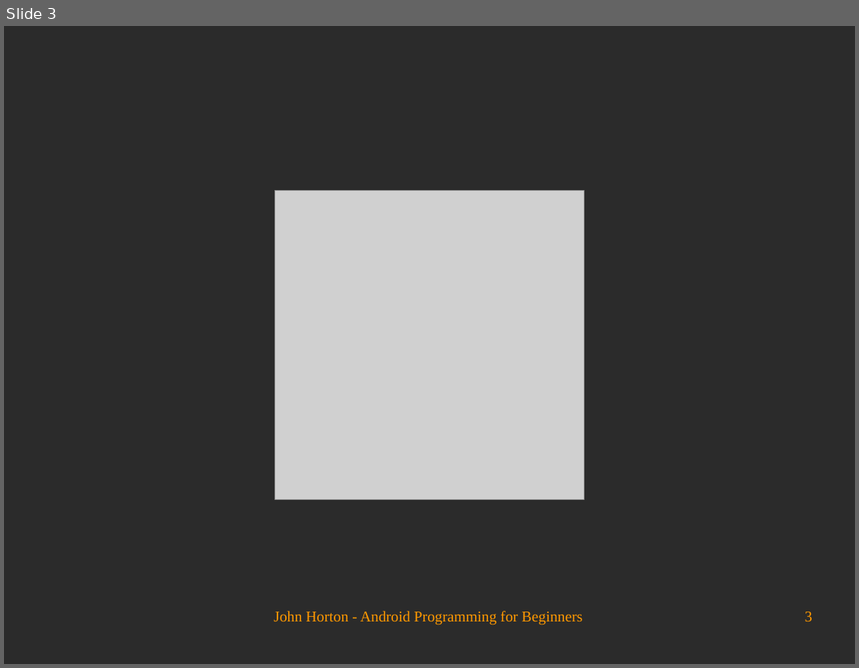
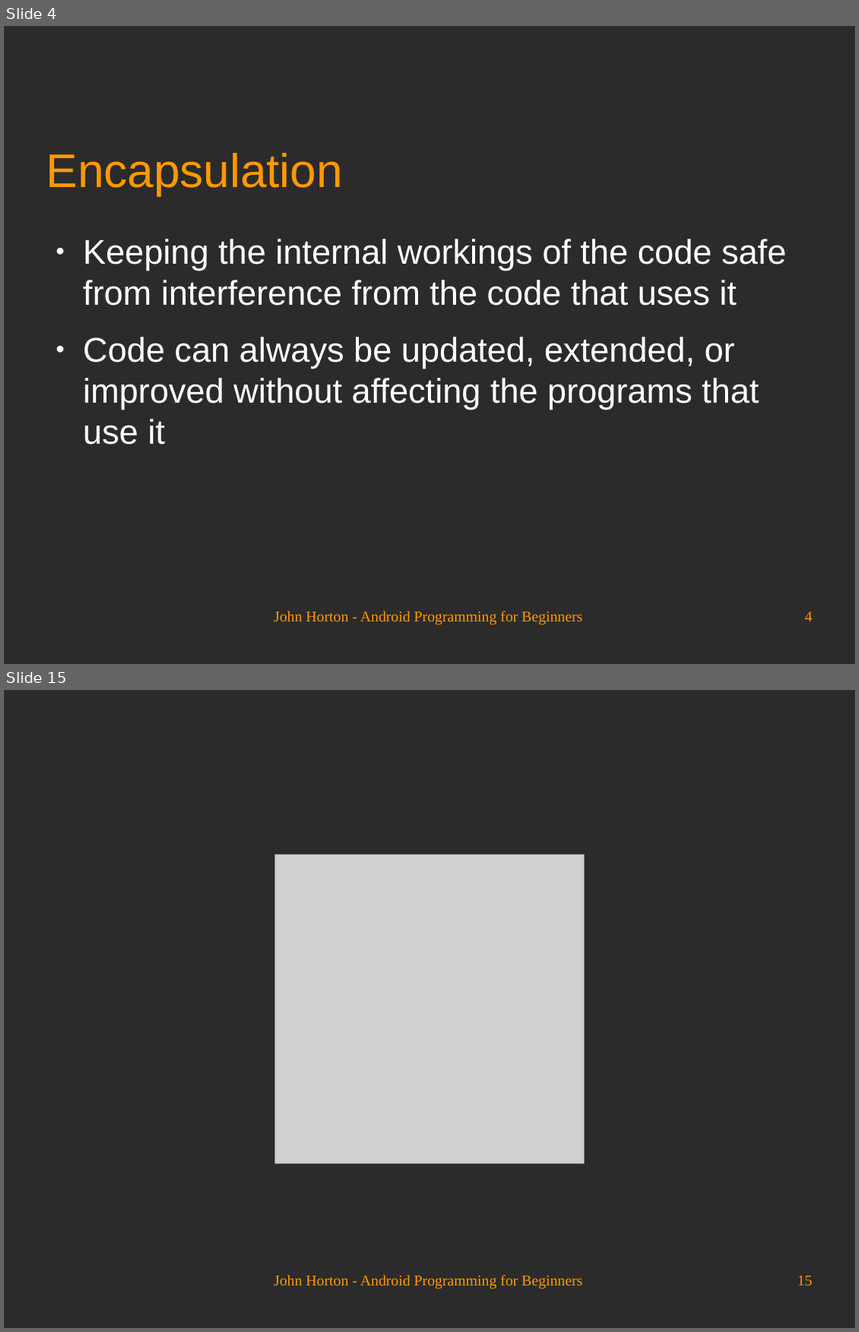
Before and after one commit to Academy-Soft-Intellect/Android-Programming-for-Beginners, a slide deck: 09_Object_Oriented_Programming.odp. Shown one above the other, each under a label of ours: slide 3 before the commit, slides 4 and 15 after it; the slides between them are not shown. The pictures are 859x668 and 859x1332 pixels, drawn with LibreOffice and Linux fonts; fonts in the diff are those of the drawing; grey boxes stand for pictures; background and template pictures are left out; a plain dark background stands for a picture behind light text. Boxes give left, top, right and bottom in pixels: in the first picture for what was removed or moved away, otherwise in the second. Text is boxed around its words. In the diff, an @@ line names an element or a change of style, - is before the commit and + after.

```diff
--- a/09_Object_Oriented_Programming.odp
+++ b/09_Object_Oriented_Programming.odp
@@ slide 4 added at (x1=4, y1=26, x2=855, y2=664), background picture (left out) @@
@@ title added at (x1=47, y1=153, x2=343, y2=195), 44 pt, text #FF9900 @@
+Encapsulation
@@ text added at (x1=83, y1=239, x2=786, y2=445), 32 pt, text #FFFFFF @@
+● Keeping the internal workings of the code safe from interference from the code that uses it
+● Code can always be updated, extended, or improved without affecting the programs that use it
@@ text added at (x1=274, y1=611, x2=582, y2=626), 14 pt, text #FF9900 @@
+John Horton - Android Programming for Beginners
@@ page number added at (x1=805, y1=612, x2=813, y2=622), 14 pt, text #FF9900 @@
+4
@@ what was slide 3 is now slide 15 @@
@@ page number at (x1=797, y1=1276, x2=813, y2=1286): text changed @@
-3
+15
```
Also in this commit, not shown: 2 slides changed, 11 other slides added.
